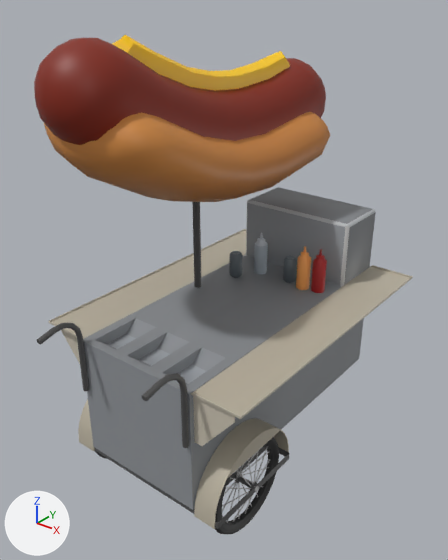
An edit to the FBX model Assets/Art/Props/HotDog/hd.fbx, drawn before and after from the same camera.
The view is the same before and after, from a 50 mm camera at (1.53, -1.72, 1.53) aimed at (-0.07, 0.27, 0.29). Lighting does not change. The marker at lower left points along +X, +Y and +Z. Where no turn or scale is listed for an object, it has been applied to the vertices.

Script lines for the objects in view, before the commit:
```python
me_000_0_0 = bpy.data.meshes.new('000-0-0')
me_000_0_0.from_pydata(...)  # 2458 vertices, 2226 faces; spans x -0.45..0.56, y -0.63..1.0, z -0.53..1.36
me_000_0_0.materials.append(mat_material_001)  # picture img_atlass_png
ob_hotdog_stand_hotdog_stand_0 = bpy.data.objects.new('HotDog_Stand_HotDog_Stand_0', me_000_0_0)
ob_hotdog_stand_hotdog_stand_0.location = (0.0, 0.0, 0.0)
```
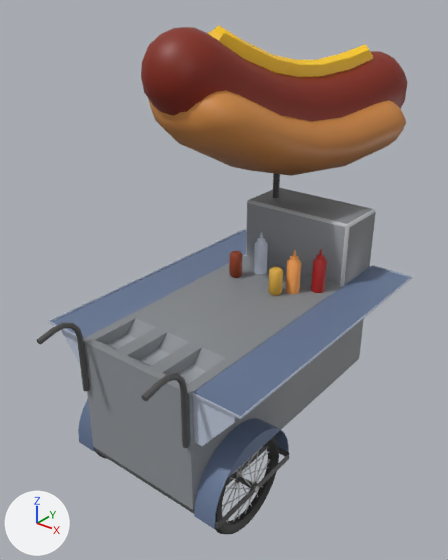
The newer file is also rescaled (x1.5) as a whole; pictures and numbers use the older file's frame.

Boxes [x1, y1, x2, y2] around the edits, measured in the pictures (448 x 560 px; the box of a moved part takes in the faces that stretch with it):
'HotDog_Stand_HotDog_Stand_0', reshaped, surface changed: before [34, 35, 413, 534]; after [37, 25, 413, 534]
part 1 of me_000_0_0, moved or reshaped: before [296, 246, 311, 290]; after [286, 250, 301, 294]
part 2 of me_000_0_0, moved or reshaped: before [192, 202, 201, 288]; after [273, 173, 280, 198]
part 3 of me_000_0_0, moved or reshaped: before [283, 255, 297, 283]; after [268, 267, 283, 296]
part 4 of me_000_0_0, moved or reshaped: before [112, 35, 290, 91]; after [208, 25, 373, 77]
part 5 of me_000_0_0, moved or reshaped: before [34, 38, 326, 145]; after [141, 27, 407, 121]
part 6 of me_000_0_0, moved or reshaped: before [44, 112, 330, 202]; after [149, 90, 406, 176]
part 7 of me_000_0_0, surface changed (grey to blue): [48, 229, 413, 529] in both

The change in detail:
me_000_0_0 is used by ob_hotdog_stand_hotdog_stand_0; location (0.0, 0.0, 0.0).
me_000_0_0 had 2458 vertices, 2226 faces and spanned x -0.45..0.56, y -0.63..1.0, z -0.53..1.36.
me_000_0_0 now has 2458 vertices, 2226 faces and spans x -0.49..0.56, y -0.63..1.5, z -0.53..1.36.
me_000_0_0 part 1: the loose piece of 49 vertices spanning x 0.17..0.23, y 0.49..0.55, z 0.24..0.45 is turned 65.3 degrees about the z axis through its middle, then moved by (-0.01, -0.06, 0.0).
me_000_0_0 part 2: the loose piece of 49 vertices spanning x -0.21..-0.16, y 0.2..0.24, z 0.24..1.13 is moved by (0.05, 0.55, 0.0).
me_000_0_0 part 3: the loose piece of 33 vertices spanning x 0.09..0.15, y 0.5..0.56, z 0.25..0.37 is turned 65.3 degrees about the z axis through its middle, then moved by (0.02, -0.15, 0.0).
me_000_0_0 part 4: the loose piece of 53 vertices spanning x -0.16..-0.05, y -0.28..0.75, z 1.08..1.36 is turned -12 degrees about the z axis through its middle, then moved by (0.05, 0.53, 0.0).
me_000_0_0 part 5: the loose piece of 194 vertices spanning x -0.31..0.07, y -0.54..0.98, z 0.76..1.36 is turned -12 degrees about the z axis through its middle, then moved by (0.05, 0.54, 0.0).
me_000_0_0 part 6: the loose piece of 162 vertices spanning x -0.44..0.17, y -0.47..0.88, z 0.68..1.19 is turned -12 degrees about the z axis through its middle, then moved by (0.04, 0.54, 0.0).
me_000_0_0 part 7: texture (UV) coordinates of 310 of 2226 faces, centred in x -0.45..0.56, y -0.42..0.93, z -0.32..0.45, changed; they spanned u 0.01..0.37, v 0.86..0.99 and now span u 0.21..0.41, v 0.93..0.98.
